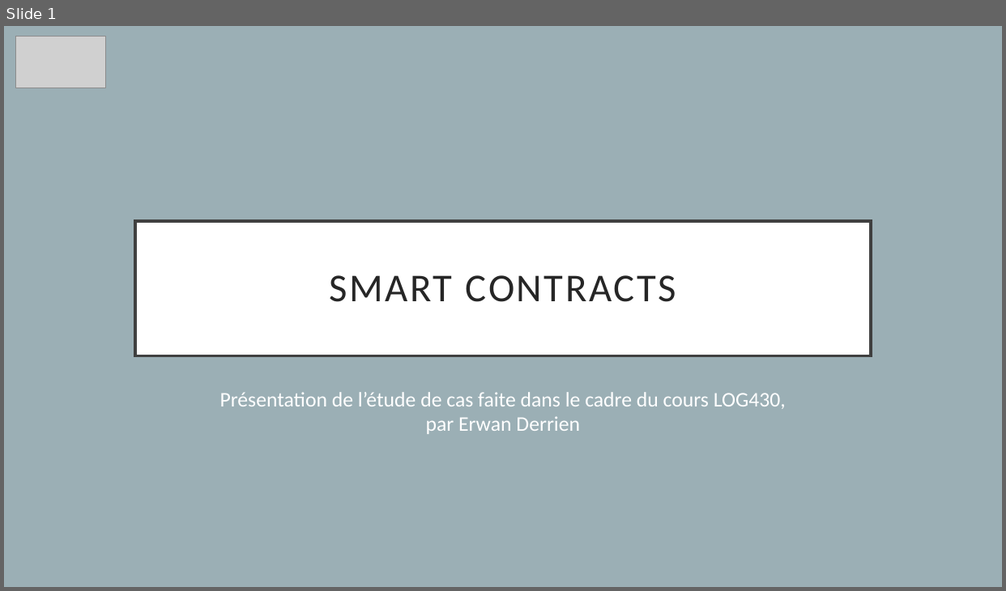
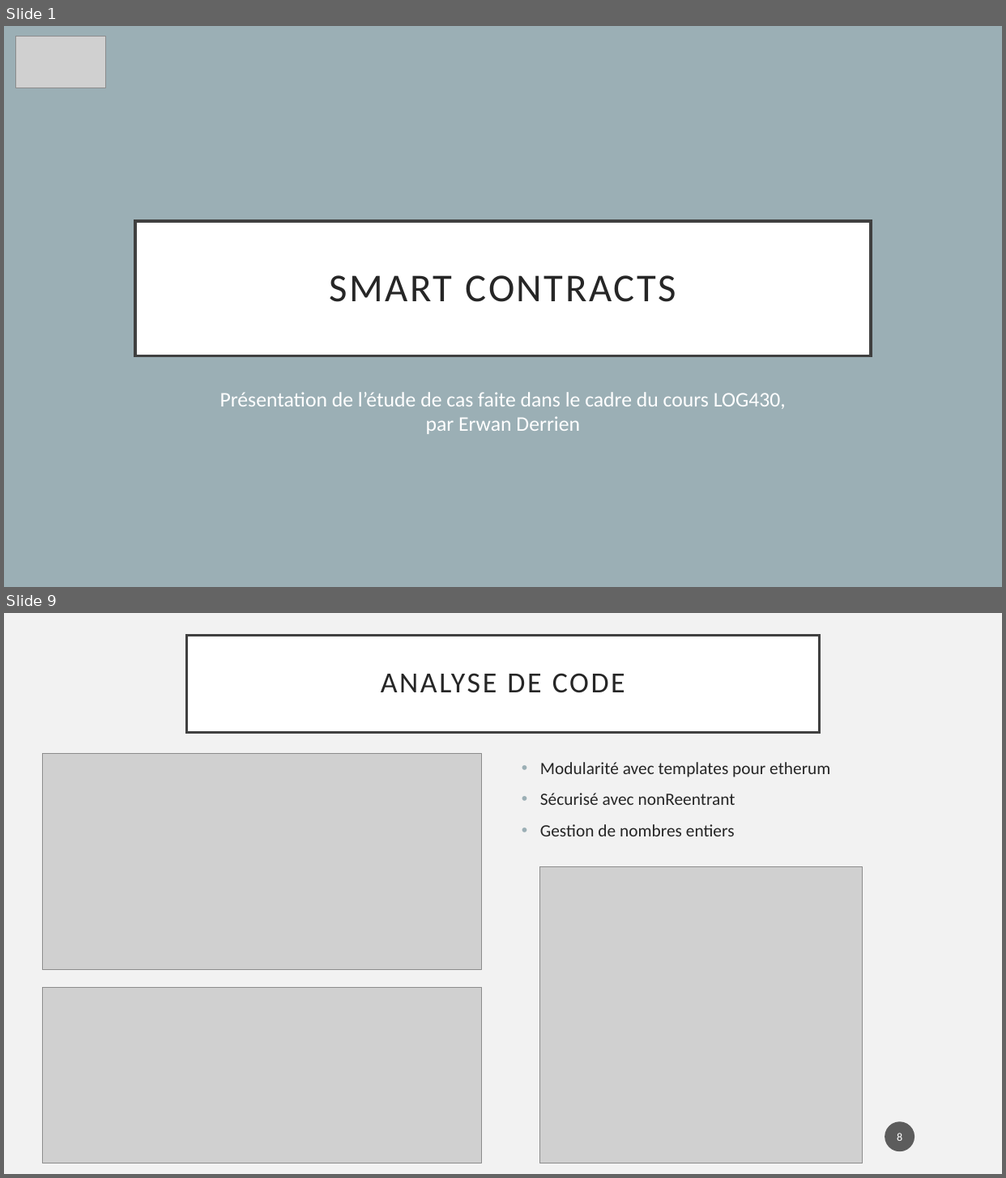
Before and after one commit to ErwanDerrien/EtudeDeCas, a slide deck: Presentation/PresentationEtudeDeCas.pptx. Shown one above the other, each under a label of ours: slide 1 before the commit, slides 1 and 9 after it; the slides between them are not shown. The pictures are 1006x591 and 1006x1178 pixels, drawn with LibreOffice and Linux fonts; fonts in the diff are those of the drawing; grey boxes stand for pictures. Boxes give left, top, right and bottom in pixels: in the first picture for what was removed or moved away, otherwise in the second. Text is boxed around its words. In the diff, an @@ line names an element or a change of style, - is before the commit and + after.

```diff
--- a/Presentation/PresentationEtudeDeCas.pptx
+++ b/Presentation/PresentationEtudeDeCas.pptx
@@ slide 9 added at <box>4,613,1002,1174</box>, background #F2F2F2 @@
@@ title added at <box>187,635,819,732</box>, fill #FFFFFF, outline #404040 2.5 pt, 28 pt, text #262626 @@
+ANALYSE DE CODE
@@ picture added at <box>42,754,482,970</box> @@
@@ text added at <box>540,762,830,837</box>, 16.6 pt, text #262626 @@
+• Modularité avec templates pour etherum
+• Sécurisé avec nonReentrant
+• Gestion de nombres entiers
@@ picture added at <box>540,867,862,1164</box> @@
@@ picture added at <box>42,987,482,1163</box> @@
@@ page number added at <box>885,1122,915,1152</box>, fill #1D1D1D at 70% opacity, 11 pt, text #FFFFFF @@
+8
```
Also in this commit, not shown: 1 slide changed, 9 other slides added, 2 slides removed, 1 other file.
